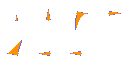
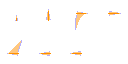
Two versions of the same layered image (128x64). Layer-by-layer changes:
painted on "Layer #1" over [7, 9, 121, 56]
